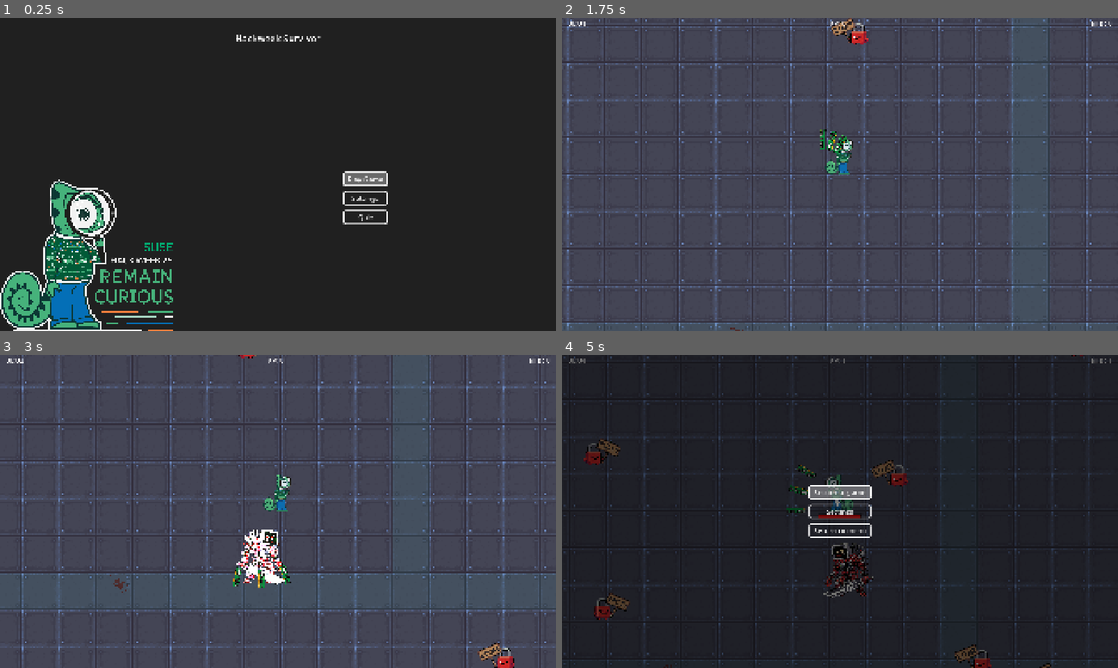
Above: before the commit, frames 1-4 (two rows, left to right).
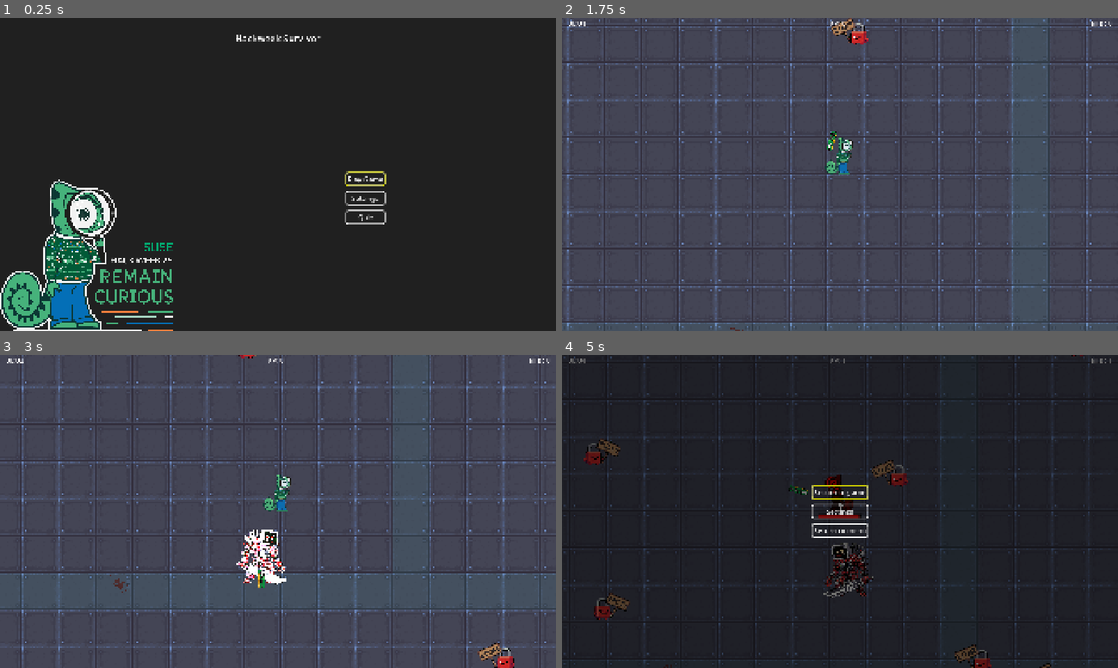
Above: after the commit, the same moments.

Repository: jcronenberg/hackweek-survivor
Game: Godot game, scene res://src/menu/menu.tscn
The game is run twice, just before and just after one commit, with the same random seed, the same clock (stepped at 60 frames per second) and the same inputs.
Inputs (mouse positions are in pixels of both pictures, inside the frame that each line leads up to):
- Up to frame 1 (0.25 s): no input
- Up to frame 2 (1.75 s): click "Play Game" at 0.5 s; tap Enter at 1.25 s; move the mouse to (962, 158) at 1.27 s; hold Right (ui_right) from 1.28 s (still down)
- Up to frame 3 (3 s): move the mouse to (166, 527) at 2.02 s; release Right (ui_right) at 2.03 s; hold Down (ui_down) 2.03-2.78 s; move the mouse to (333, 442) at 2.77 s; hold Right (ui_right) from 2.78 s (still down)
- Up to frame 4 (5 s): move the mouse to (812, 574) at 3.52 s; release Right (ui_right) at 3.53 s; hold Up (ui_up) 3.53-4.28 s; move the mouse to (1006, 558) at 4.27 s; hold Left (ui_left) from 4.28 s (still down); tap Escape (ui_cancel) at 4.9 s

The runs differ from the first frame. In frame 1, 0.5% of the frame differs, in the area x 61-70%, y 48-66%; in frame 2, 0.1%; in frame 3, 0.1%; in frame 4, 0.9%, in the area x 40-56%, y 35-59%.

Commit message:
Add item upgrade system

Diff:
--- a/assets/ui_theme.tres
+++ b/assets/ui_theme.tres
@@ -1,6 +1,22 @@
-[gd_resource type="Theme" load_steps=4 format=3 uid="uid://b4le2mv112gbc"]
+[gd_resource type="Theme" load_steps=5 format=3 uid="uid://b4le2mv112gbc"]
 
 [sub_resource type="StyleBoxFlat" id="StyleBoxFlat_sblgy"]
+bg_color = Color(0.7882353, 0.7882353, 0.7882353, 0)
+border_width_left = 4
+border_width_top = 4
+border_width_right = 4
+border_width_bottom = 4
+border_color = Color(0.8007289, 0.8007291, 7.70092e-07, 1)
+corner_radius_top_left = 8
+corner_radius_top_right = 8
+corner_radius_bottom_right = 8
+corner_radius_bottom_left = 8
+expand_margin_left = 4.0
+expand_margin_top = 4.0
+expand_margin_right = 4.0
+expand_margin_bottom = 4.0
+
+[sub_resource type="StyleBoxFlat" id="StyleBoxFlat_q1jjh"]
 bg_color = Color(0.7882353, 0.7882353, 0.7882353, 0.43529412)
 border_width_left = 4
 border_width_top = 4
@@ -11,9 +27,9 @@
 corner_radius_top_right = 8
 corner_radius_bottom_right = 8
 corner_radius_bottom_left = 8
-expand_margin_left = 12.0
+expand_margin_left = 4.0
 expand_margin_top = 4.0
-expand_margin_right = 12.0
+expand_margin_right = 4.0
 expand_margin_bottom = 4.0
 
 [sub_resource type="StyleBoxFlat" id="StyleBoxFlat_56xr1"]
@@ -27,9 +43,9 @@
 corner_radius_top_right = 8
 corner_radius_bottom_right = 8
 corner_radius_bottom_left = 8
-expand_margin_left = 12.0
+expand_margin_left = 4.0
 expand_margin_top = 4.0
-expand_margin_right = 12.0
+expand_margin_right = 4.0
 expand_margin_bottom = 4.0
 
 [sub_resource type="StyleBoxFlat" id="StyleBoxFlat_yvra3"]
@@ -43,17 +59,18 @@
 corner_radius_top_right = 8
 corner_radius_bottom_right = 8
 corner_radius_bottom_left = 8
-expand_margin_left = 12.0
+expand_margin_left = 4.0
 expand_margin_top = 4.0
-expand_margin_right = 12.0
+expand_margin_right = 4.0
 expand_margin_bottom = 4.0
 
 [resource]
 Button/colors/font_pressed_color = Color(8.731843e-06, 8.731842e-06, 8.731842e-06, 1)
 Button/font_sizes/font_size = 24
 Button/styles/focus = SubResource("StyleBoxFlat_sblgy")
-Button/styles/hover = SubResource("StyleBoxFlat_sblgy")
+Button/styles/hover = SubResource("StyleBoxFlat_q1jjh")
 Button/styles/normal = SubResource("StyleBoxFlat_56xr1")
 Button/styles/pressed = SubResource("StyleBoxFlat_yvra3")
 Label/font_sizes/font_size = 24
+RichTextLabel/font_sizes/italics_font_size = 10
 VBoxContainer/constants/separation = 24
--- a/src/menu/settings_menu.tscn
+++ b/src/menu/settings_menu.tscn
@@ -1,6 +1,7 @@
-[gd_scene load_steps=2 format=3 uid="uid://cv2uajd0ywiqa"]
+[gd_scene load_steps=3 format=3 uid="uid://cv2uajd0ywiqa"]
 
 [ext_resource type="Script" uid="uid://wo2thgifcbph" path="res://src/menu/settings_menu.gd" id="1_fvwh4"]
+[ext_resource type="Script" uid="uid://udjuyj2etcbv" path="res://src/ui/hover_focus_button.gd" id="2_6g5bj"]
 
 [node name="SettingsMenu" type="VBoxContainer"]
 script = ExtResource("1_fvwh4")
@@ -22,6 +23,8 @@
 [node name="ReturnButton" type="Button" parent="."]
 layout_mode = 2
 text = "Return"
+script = ExtResource("2_6g5bj")
+metadata/_custom_type_script = "uid://udjuyj2etcbv"
 
 [connection signal="value_changed" from="VolumeHBox/VolumeSlider" to="." method="_on_volume_slider_value_changed"]
 [connection signal="pressed" from="ReturnButton" to="." method="_on_return_button_pressed"]
--- a/src/menu/start_menu.tscn
+++ b/src/menu/start_menu.tscn
@@ -1,6 +1,7 @@
-[gd_scene load_steps=2 format=3 uid="uid://cg0rfyt64xmi5"]
+[gd_scene load_steps=3 format=3 uid="uid://cg0rfyt64xmi5"]
 
 [ext_resource type="Script" uid="uid://dij57go8spvyi" path="res://src/menu/start_menu.gd" id="1_mh4wf"]
+[ext_resource type="Script" uid="uid://udjuyj2etcbv" path="res://src/ui/hover_focus_button.gd" id="2_y57qw"]
 
 [node name="StartMenu" type="VBoxContainer"]
 offset_right = 130.0
@@ -12,14 +13,20 @@
 unique_name_in_owner = true
 layout_mode = 2
 text = "Play Game"
+script = ExtResource("2_y57qw")
+metadata/_custom_type_script = "uid://udjuyj2etcbv"
 
 [node name="SettingsButton" type="Button" parent="."]
 layout_mode = 2
 text = "Settings"
+script = ExtResource("2_y57qw")
+metadata/_custom_type_script = "uid://udjuyj2etcbv"
 
 [node name="QuitButton" type="Button" parent="."]
 layout_mode = 2
 text = "Quit"
+script = ExtResource("2_y57qw")
+metadata/_custom_type_script = "uid://udjuyj2etcbv"
 
 [connection signal="pressed" from="PlayButton" to="." method="_on_play_button_pressed"]
 [connection signal="pressed" from="SettingsButton" to="." method="_on_settings_button_pressed"]
--- a/src/player/player.gd
+++ b/src/player/player.gd
@@ -8,8 +8,11 @@
 	set(value):
 		xp = value
 		Global.get_ui().set_xp_amount(value)
-		if value % 51 == 50:
-			weapon.fire_amount += 1
+		if value % level_up_cost + 1 == level_up_cost and \
+			weapon.level < weapon.max_level:
+			level_up_cost = int(1.2 * level_up_cost)
+			Global.get_ui().show_upgrade()
+var level_up_cost: int = 50
 const damage_tick_time = 0.3
 
 var collided_enemies: Array[Enemy] = []
--- a/src/ui/game_over_screen.tscn
+++ b/src/ui/game_over_screen.tscn
@@ -1,6 +1,7 @@
-[gd_scene load_steps=2 format=3 uid="uid://dtoedoqiavd80"]
+[gd_scene load_steps=3 format=3 uid="uid://dtoedoqiavd80"]
 
 [ext_resource type="Script" uid="uid://collgs5fc5fbe" path="res://src/ui/game_over_screen.gd" id="1_wmw1d"]
+[ext_resource type="Script" uid="uid://udjuyj2etcbv" path="res://src/ui/hover_focus_button.gd" id="2_bdo0u"]
 
 [node name="GameOverScreen" type="VBoxContainer"]
 script = ExtResource("1_wmw1d")
@@ -19,5 +20,7 @@
 layout_mode = 2
 size_flags_horizontal = 4
 text = "Return to menu"
+script = ExtResource("2_bdo0u")
+metadata/_custom_type_script = "uid://udjuyj2etcbv"
 
 [connection signal="pressed" from="MenuButton" to="." method="_on_menu_button_pressed"]
--- /dev/null
+++ b/src/ui/hover_focus_button.gd
@@ -0,0 +1,6 @@
+class_name HoverFocusButton
+extends Button
+
+
+func _ready() -> void:
+	mouse_entered.connect(grab_focus)
--- /dev/null
+++ b/src/ui/item.gd
@@ -0,0 +1,12 @@
+class_name Item
+extends PanelContainer
+
+signal pressed
+
+
+func _on_button_pressed() -> void:
+	pressed.emit()
+
+
+func _on_focus_entered() -> void:
+	%Button.grab_focus()
--- /dev/null
+++ b/src/ui/item.tscn
@@ -0,0 +1,88 @@
+[gd_scene load_steps=7 format=3 uid="uid://dqe8r8csc8jyw"]
+
+[ext_resource type="Texture2D" uid="uid://cnk1sh4jbxs" path="res://assets/sprites/ram_stick.png" id="1_g74gb"]
+[ext_resource type="Script" uid="uid://cb4665wwovl3l" path="res://src/ui/item.gd" id="1_yewdp"]
+[ext_resource type="Script" uid="uid://udjuyj2etcbv" path="res://src/ui/hover_focus_button.gd" id="3_4svth"]
+
+[sub_resource type="StyleBoxFlat" id="StyleBoxFlat_yewdp"]
+bg_color = Color(1, 1, 1, 0.1882353)
+corner_radius_top_left = 4
+corner_radius_top_right = 4
+corner_radius_bottom_right = 4
+corner_radius_bottom_left = 4
+
+[sub_resource type="StyleBoxEmpty" id="StyleBoxEmpty_yewdp"]
+
+[sub_resource type="StyleBoxFlat" id="StyleBoxFlat_4svth"]
+bg_color = Color(1, 1, 1, 0.7058824)
+
+[node name="Item" type="PanelContainer"]
+custom_minimum_size = Vector2(400, 0)
+offset_right = 400.0
+offset_bottom = 118.0
+focus_mode = 2
+focus_behavior_recursive = 2
+mouse_filter = 1
+theme_override_styles/panel = SubResource("StyleBoxFlat_yewdp")
+script = ExtResource("1_yewdp")
+
+[node name="HBoxContainer" type="HBoxContainer" parent="."]
+layout_mode = 2
+
+[node name="TextureRect" type="TextureRect" parent="HBoxContainer"]
+layout_mode = 2
+texture = ExtResource("1_g74gb")
+expand_mode = 2
+
+[node name="CenterContainer" type="CenterContainer" parent="HBoxContainer"]
+layout_mode = 2
+
+[node name="MarginContainer" type="MarginContainer" parent="HBoxContainer/CenterContainer"]
+layout_mode = 2
+theme_override_constants/margin_top = 8
+theme_override_constants/margin_bottom = 8
+
+[node name="TextContainer" type="VBoxContainer" parent="HBoxContainer/CenterContainer/MarginContainer"]
+layout_mode = 2
+theme_override_constants/separation = 0
+
+[node name="Name" type="RichTextLabel" parent="HBoxContainer/CenterContainer/MarginContainer/TextContainer"]
+layout_mode = 2
+theme_override_font_sizes/bold_font_size = 24
+bbcode_enabled = true
+text = "[b]RAM[/b]"
+fit_content = true
+scroll_active = false
+autowrap_mode = 0
+
+[node name="FlavorText" type="RichTextLabel" parent="HBoxContainer/CenterContainer/MarginContainer/TextContainer"]
+layout_mode = 2
+bbcode_enabled = true
+text = "[i]Most expensive item[/i]"
+fit_content = true
+scroll_active = false
+autowrap_mode = 0
+
+[node name="Spacer" type="Control" parent="HBoxContainer/CenterContainer/MarginContainer/TextContainer"]
+custom_minimum_size = Vector2(0, 10)
+layout_mode = 2
+
+[node name="UpgradeText" type="RichTextLabel" parent="HBoxContainer/CenterContainer/MarginContainer/TextContainer"]
+layout_mode = 2
+bbcode_enabled = true
+text = "Projectile [b]+1[/b]"
+fit_content = true
+scroll_active = false
+autowrap_mode = 0
+
+[node name="Button" type="Button" parent="."]
+unique_name_in_owner = true
+layout_mode = 2
+focus_behavior_recursive = 2
+theme_override_styles/normal = SubResource("StyleBoxEmpty_yewdp")
+theme_override_styles/pressed = SubResource("StyleBoxFlat_4svth")
+script = ExtResource("3_4svth")
+metadata/_custom_type_script = "uid://udjuyj2etcbv"
+
+[connection signal="focus_entered" from="." to="." method="_on_focus_entered"]
+[connection signal="pressed" from="Button" to="." method="_on_button_pressed"]
--- a/src/ui/pause_menu.tscn
+++ b/src/ui/pause_menu.tscn
@@ -1,6 +1,7 @@
-[gd_scene load_steps=2 format=3 uid="uid://c3o5b2h8xwx15"]
+[gd_scene load_steps=3 format=3 uid="uid://c3o5b2h8xwx15"]
 
 [ext_resource type="Script" uid="uid://bdck710ru2ftj" path="res://src/ui/pause_menu.gd" id="1_yqfnv"]
+[ext_resource type="Script" uid="uid://udjuyj2etcbv" path="res://src/ui/hover_focus_button.gd" id="2_mmpqy"]
 
 [node name="PauseMenu" type="VBoxContainer"]
 script = ExtResource("1_yqfnv")
@@ -9,14 +10,20 @@
 unique_name_in_owner = true
 layout_mode = 2
 text = "Return to game"
+script = ExtResource("2_mmpqy")
+metadata/_custom_type_script = "uid://udjuyj2etcbv"
 
 [node name="SettingsButton" type="Button" parent="."]
 layout_mode = 2
 text = "Settings"
+script = ExtResource("2_mmpqy")
+metadata/_custom_type_script = "uid://udjuyj2etcbv"
 
 [node name="ReturnMenuButton" type="Button" parent="."]
 layout_mode = 2
 text = "Return to menu"
+script = ExtResource("2_mmpqy")
+metadata/_custom_type_script = "uid://udjuyj2etcbv"
 
 [connection signal="pressed" from="ReturnGameButton" to="." method="_on_return_game_button_pressed"]
 [connection signal="pressed" from="SettingsButton" to="." method="_on_settings_button_pressed"]
--- a/src/ui/ui.gd
+++ b/src/ui/ui.gd
@@ -4,11 +4,14 @@
 const GAME_OVER_SCREEN = preload("uid://dtoedoqiavd80")
 const PAUSE_MENU = preload("uid://c3o5b2h8xwx15")
 const SETTINGS_MENU = preload("uid://cv2uajd0ywiqa")
+const UPGRADE_MENU = preload("uid://dkuwh37hxwif3")
+
+enum UI_STATES {RUNNING, PAUSED, UPGRADING}
 
 var time_elapsed: float = 0.0
 var minutes: int
 var seconds: int
-var paused: bool = false
+var state: UI_STATES = UI_STATES.RUNNING
 
 func _physics_process(delta: float) -> void:
 	time_elapsed += delta
@@ -38,19 +41,44 @@
 
 
 func toggle_pause_menu() -> void:
-	paused = not paused
-	%Menu.visible = paused
-	get_tree().paused = paused
+	if state == UI_STATES.RUNNING:
+		state = UI_STATES.PAUSED
+	elif state == UI_STATES.PAUSED:
+		state = UI_STATES.RUNNING
+	else:
+		return
 
-	if paused:
+	if state == UI_STATES.PAUSED:
+		%Menu.visible = true
+		get_tree().paused = true
 		_add_pause_menu()
 	else:
-		_clear_menu_container()
+		_hide_menu()
+
+
+func show_upgrade() -> void:
+	state = UI_STATES.UPGRADING
+	_clear_menu_container()
+
+	var upgrade_menu = UPGRADE_MENU.instantiate()
+	upgrade_menu.item_selected.connect(_hide_menu)
+	%MenuContainer.add_child(upgrade_menu)
+
+	%Menu.visible = true
+	get_tree().paused = true
 
 
 func _clear_menu_container() -> void:
 	for child in %MenuContainer.get_children():
 		child.queue_free()
+
+
+func _hide_menu() -> void:
+	state = UI_STATES.RUNNING
+	%Menu.visible = false
+	get_tree().paused = false
+	_clear_menu_container()
+
 
 
 func _add_pause_menu() -> void:
--- /dev/null
+++ b/src/ui/upgrade_menu.gd
@@ -0,0 +1,20 @@
+extends PanelContainer
+
+const ITEM = preload("uid://dqe8r8csc8jyw")
+
+signal item_selected
+
+
+func _ready() -> void:
+	add_upgrade()
+
+
+func add_upgrade() -> void:
+	var item: Item = ITEM.instantiate()
+	item.pressed.connect(_apply_upgrade)
+	%ItemContainer.add_child(item)
+	item.grab_focus()
+
+func _apply_upgrade() -> void:
+	Global.get_player().weapon.level += 1
+	item_selected.emit()
--- /dev/null
+++ b/src/ui/upgrade_menu.tscn
@@ -0,0 +1,46 @@
+[gd_scene load_steps=3 format=3 uid="uid://dkuwh37hxwif3"]
+
+[ext_resource type="Script" uid="uid://d4n1y283lhhuw" path="res://src/ui/upgrade_menu.gd" id="1_epq3q"]
+
+[sub_resource type="StyleBoxFlat" id="StyleBoxFlat_5requ"]
+bg_color = Color(0.12444881, 0.12444883, 0.12444874, 1)
+border_width_left = 2
+border_width_top = 2
+border_width_right = 2
+border_width_bottom = 2
+border_color = Color(0.37053525, 0.9360278, 0.43683973, 1)
+corner_radius_top_left = 4
+corner_radius_top_right = 4
+corner_radius_bottom_right = 4
+corner_radius_bottom_left = 4
+
+[node name="UpgradeMenu" type="PanelContainer"]
+anchors_preset = 15
+anchor_right = 1.0
+anchor_bottom = 1.0
+grow_horizontal = 2
+grow_vertical = 2
+mouse_filter = 1
+theme_override_styles/panel = SubResource("StyleBoxFlat_5requ")
+script = ExtResource("1_epq3q")
+
+[node name="MarginContainer" type="MarginContainer" parent="."]
+layout_mode = 2
+theme_override_constants/margin_left = 12
+theme_override_constants/margin_top = 24
+theme_override_constants/margin_right = 12
+theme_override_constants/margin_bottom = 24
+
+[node name="VBoxContainer" type="VBoxContainer" parent="MarginContainer"]
+layout_mode = 2
+
+[node name="Label" type="Label" parent="MarginContainer/VBoxContainer"]
+layout_mode = 2
+text = "LEVEL UP!"
+horizontal_alignment = 1
+
+[node name="ItemContainer" type="VBoxContainer" parent="MarginContainer/VBoxContainer"]
+unique_name_in_owner = true
+layout_mode = 2
+size_flags_vertical = 3
+theme_override_constants/separation = 24
--- a/src/weapons/weapon.gd
+++ b/src/weapons/weapon.gd
@@ -4,6 +4,13 @@
 @export var fire_rate: float = 1
 
 var fire_rate_delta_time: float = 0.0
+var level: int = 1:
+	set(value):
+		if value > max_level:
+			return
+		level = value
+		_on_level_up()
+var max_level: int = 1
 
 
 func _physics_process(delta: float) -> void:
@@ -28,3 +35,7 @@
 			nearest = enemy
 
 	return nearest
+
+
+func _on_level_up() -> void:
+	pass
--- a/src/weapons/weapon_ram.gd
+++ b/src/weapons/weapon_ram.gd
@@ -4,15 +4,11 @@
 const SOUND = preload("uid://cbtiibwrufqkq")
 const RAM_STICK = preload("uid://4ldc5brsy4ed")
 
-var fire_amount: int = 3:
-	set(value):
-		if spread * value <= 360:
-			fire_amount = value
-			print(fire_amount)
 var spread: float = 15 # In degrees
 var audio_player: AudioStreamPlayer = AudioStreamPlayer.new()
 
 func _ready() -> void:
+	max_level = 24
 	audio_player.stream = SOUND
 	add_child(audio_player)
 
@@ -22,19 +18,19 @@
 	if not target:
 		return
 
+	audio_player.play()
+
 	var direction: Vector2 = global_position.direction_to(target.global_position).normalized()
 
-	if fire_amount == 1:
+	if level == 1:
 		_shoot_ram_at(direction)
 		return
 
-	var cur_angle: float = -spread * ((fire_amount - 1) / 2.0)
+	var cur_angle: float = -spread * ((level - 1) / 2.0)
 
-	for _i in fire_amount:
+	for _i in level:
 		_shoot_ram_at(direction.rotated(deg_to_rad(cur_angle)))
 		cur_angle += spread
-
-	audio_player.play()
 
 
 func _shoot_ram_at(direction: Vector2) -> void:
Not shown, added: src/ui/hover_focus_button.gd.uid
Not shown, added: src/ui/item.gd.uid
Not shown, added: src/ui/upgrade_menu.gd.uid
